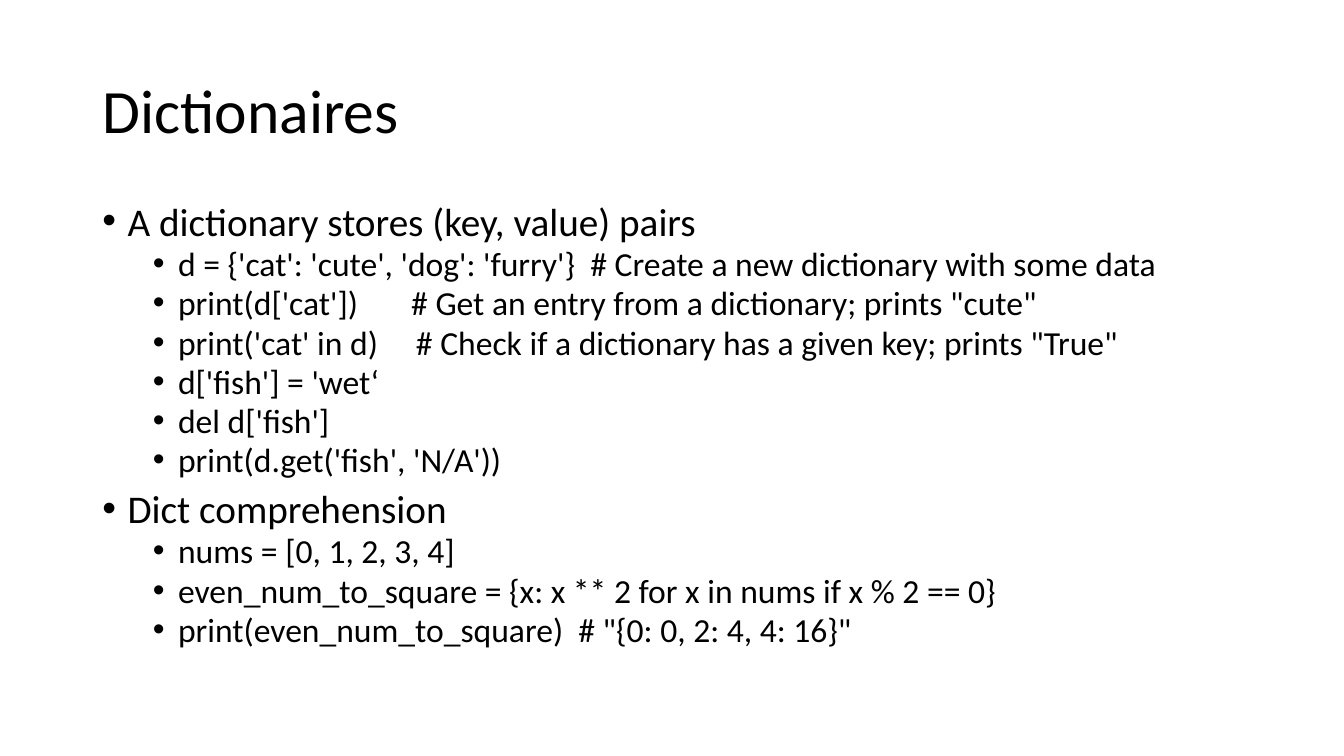
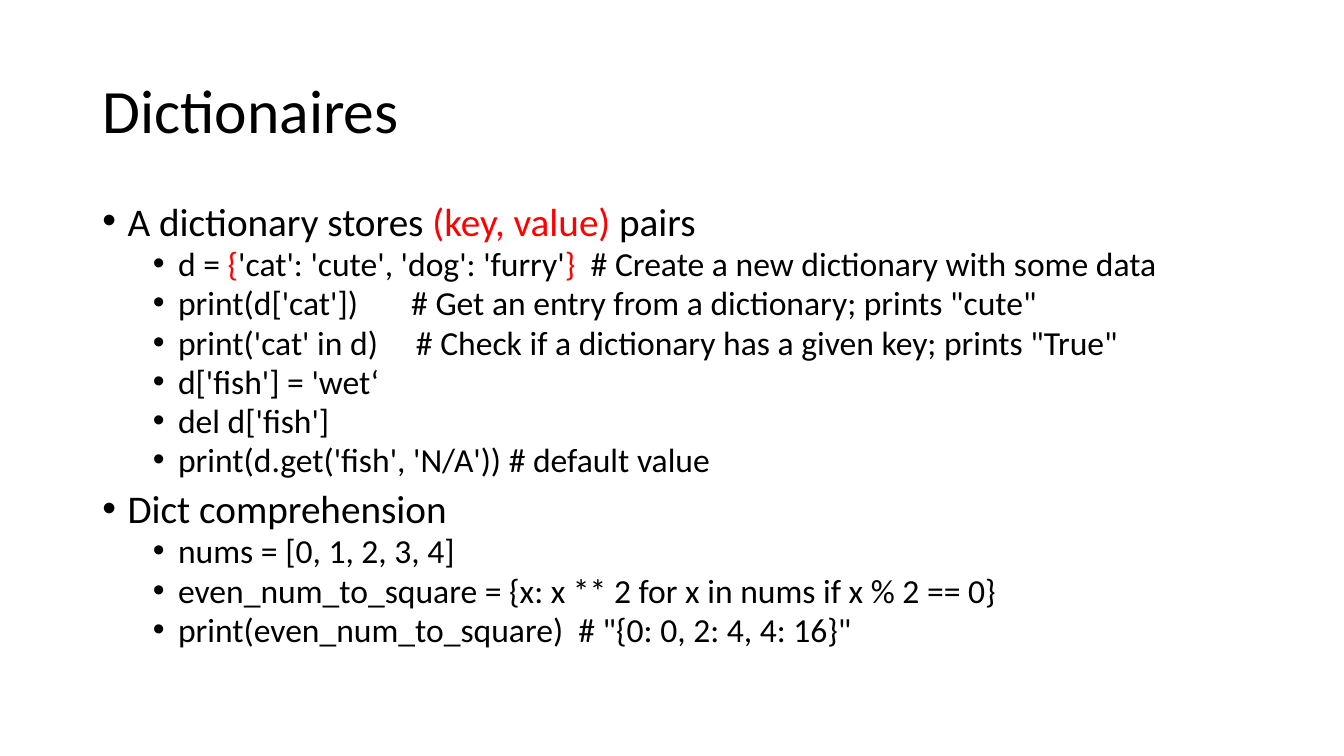
Before and after one commit to FranzGH/IoT_ML, a slide deck: slide 6 of Python.pptx. Drawn at 1344x756 pixels with LibreOffice and Linux fonts; fonts in the diff are those of the drawing. Boxes give left, top, right and bottom in pixels: in the first picture for what was removed or moved away, otherwise in the second. Text is boxed around its words. In the diff, an @@ line names an element or a change of style, - is before the commit and + after.

```diff
--- a/Python.pptx
+++ b/Python.pptx
@@ text at (x1=128, y1=207, x2=1156, y2=282): text colour #000000 to #FF0000 in "(key, value)", "{'cat': 'furry'}" @@
@@ text at (x1=178, y1=447, x2=710, y2=478): text changed @@
-  • print(d.get('fish', 'N/A'))
+  • print(d.get('fish', 'N/A')) # default value
```
Also in this commit, not shown: 4 other slides changed, 2 slides added, 18 other files.
